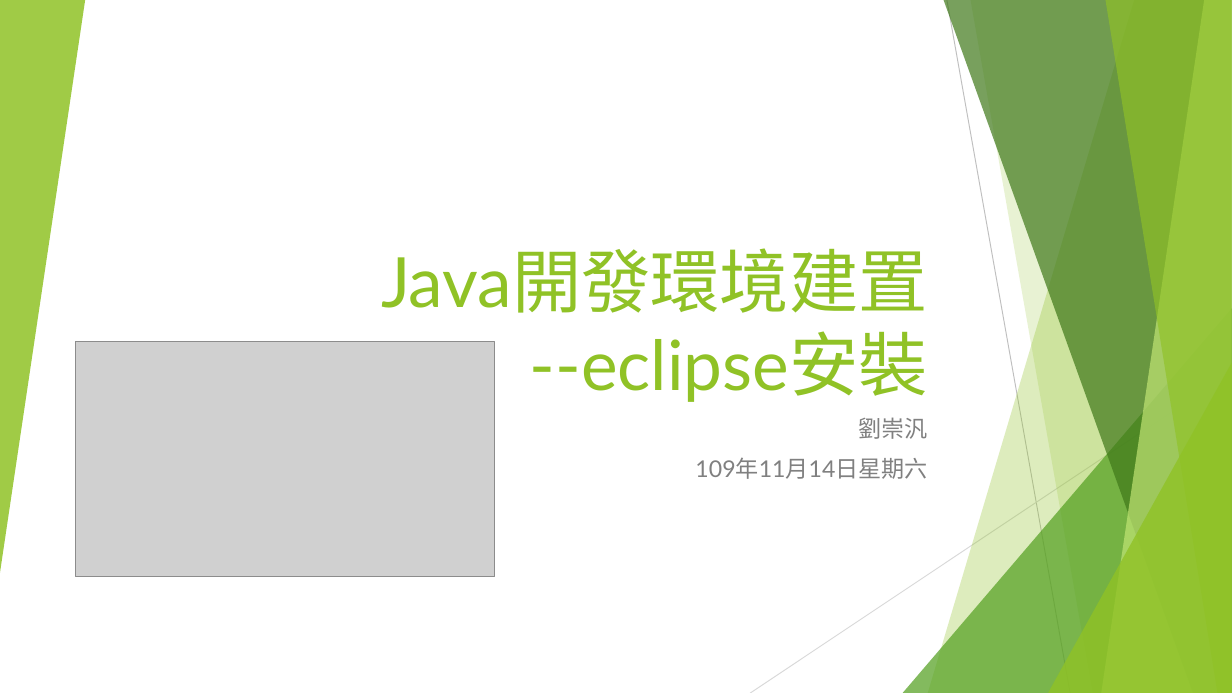
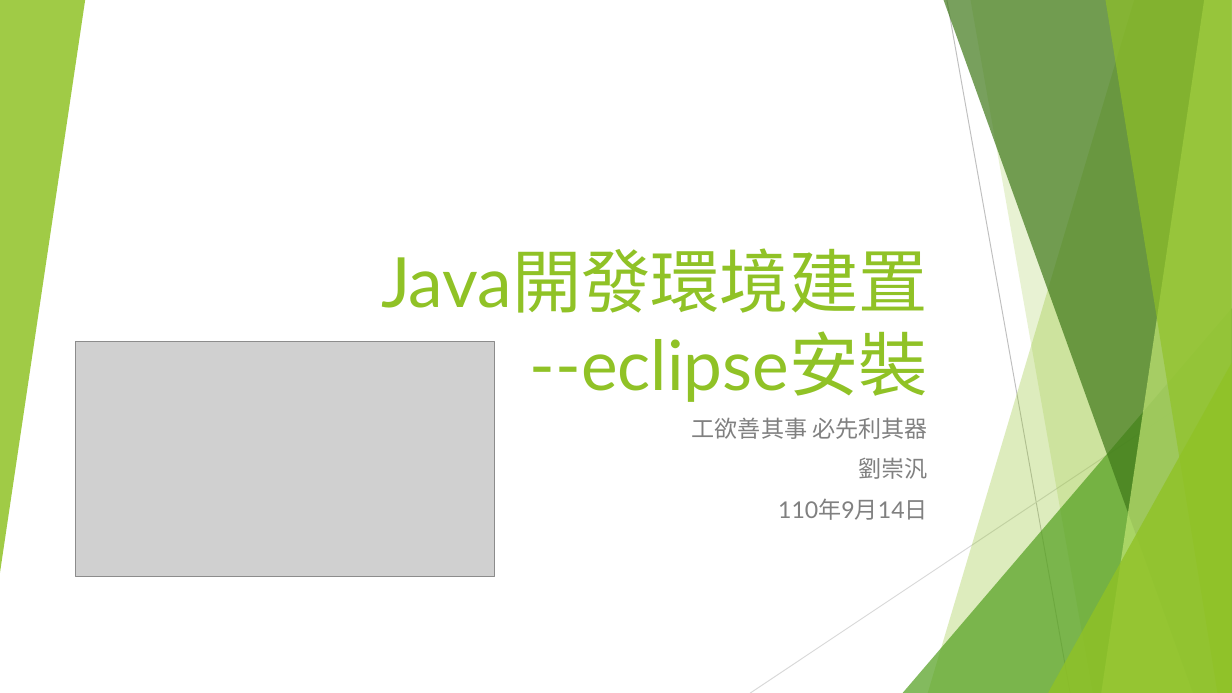
Before and after one commit to liulawsi/My_PPTs, a slide deck: slide 1 of LCC/Java/00b_Java開發環境建置.pptx. Drawn at 1232x693 pixels with LibreOffice and Linux fonts; fonts in the diff are those of the drawing; grey boxes stand for pictures. Boxes give left, top, right and bottom in pixels: in the first picture for what was removed or moved away, otherwise in the second. Text is boxed around its words. In the diff, an @@ line names an element or a change of style, - is before the commit and + after.

```diff
--- a/LCC/Java/00b_Java開發環境建置.pptx
+++ b/LCC/Java/00b_Java開發環境建置.pptx
@@ subtitle at (x1=692, y1=417, x2=927, y2=439): paragraph added @@
+工欲善其事 必先利其器
@@ subtitle at (x1=778, y1=499, x2=928, y2=520): text changed @@
-109年11月14日星期六
+110年9月14日
```
Also in this commit, not shown: 3 other slides changed, 3 slides added, 4 slides removed, 1 other file.
